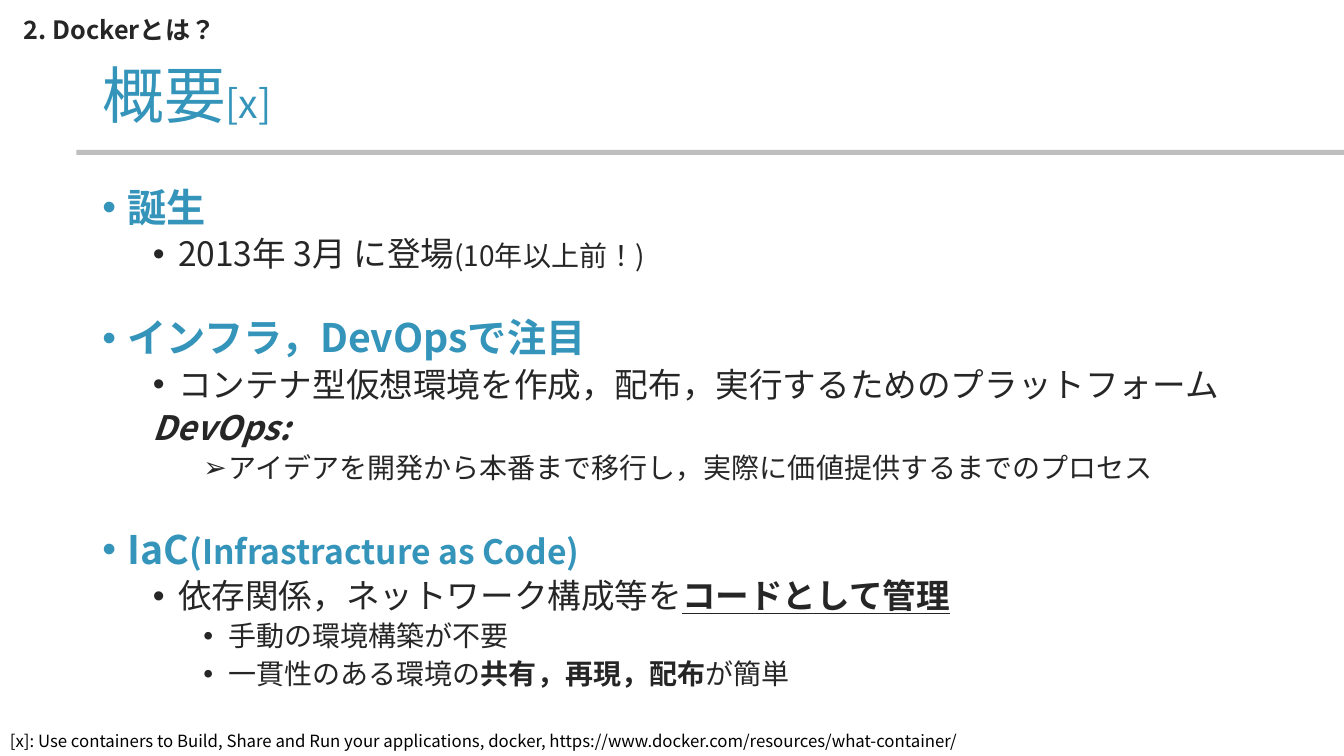
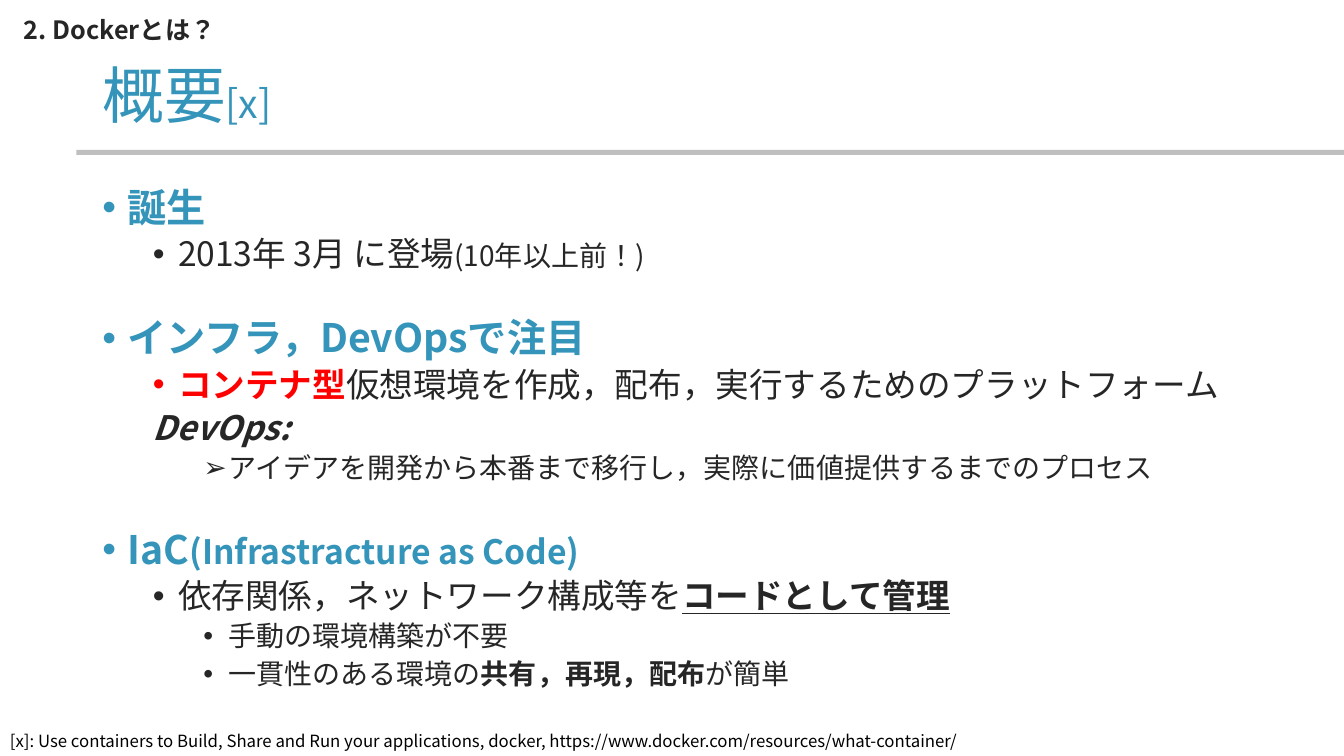
Before and after one commit to yamada-ai/java-prac, a slide deck: slide 9 of docker-container.pptx (slide 8 before the commit). Drawn at 1344x756 pixels with LibreOffice and Linux fonts; fonts in the diff are those of the drawing; background and template pictures are left out. Boxes give left, top, right and bottom in pixels: in the first picture for what was removed or moved away, otherwise in the second. Text is boxed around its words. In the diff, an @@ line names an element or a change of style, - is before the commit and + after.

```diff
--- a/docker-container.pptx
+++ b/docker-container.pptx
@@ text at (178, 368, 1219, 401): text colour #262626 to #FF0000, bold on in "コンテナ型仮想環境を作成，配布，実行するためのプラットフォーム" @@
```
Also in this commit, not shown: 3 other slides changed, 2 slides added.
